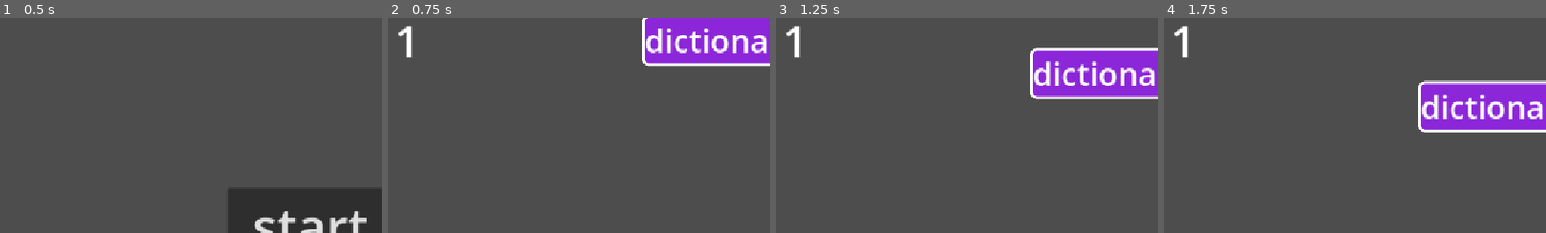
Above: before the commit, frames 1-4 (left to right).
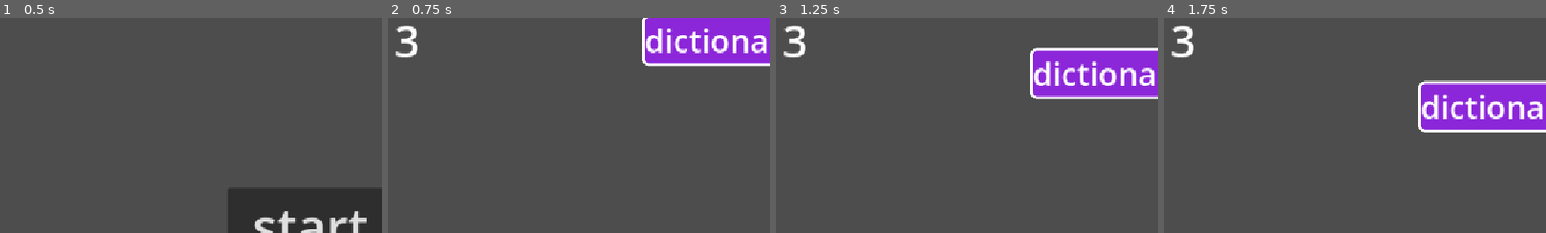
Above: after the commit, the same moments.

Repository: HuLunTunTao/godot_typing
Game: Godot game, scene res://Pages/start_page.tscn
Same seed, same stepped clock (60 frames per second), same inputs: the game is played once before the commit and once after it.
Inputs:
- Up to frame 1 (0.5 s): no input
- Up to frame 2 (0.75 s): click "start" at 0.5 s
- Up to frame 3 (1.25 s): no input
- Up to frame 4 (1.75 s): tap Enter at 1.25 s
The pictures show only the part of the screen within x 9-59%, y 2-52%; the shares and areas given below are measured in that part.

Frame 1 is identical in both runs. In frame 2, 0.5% of the frame differs, in the area x 2-8%, y 3-19%; in frame 3, 0.5%; in frame 4, 0.5%.

Commit message:
更改初始生命值为3

Diff:
--- a/Pages/main_page.gd
+++ b/Pages/main_page.gd
@@ -118,7 +118,7 @@
 		await word_generation_timer.timeout
 
 func _ready():
-	hp=1
+	hp=hp
 	score=0
 	load_words("res://Assets/words.json")
 	game_start()
